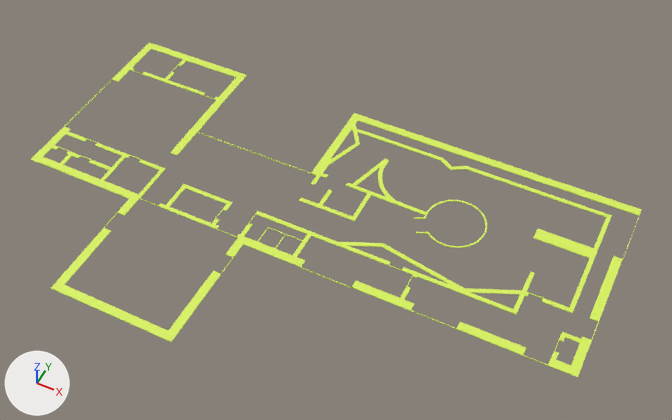
One commit to the glTF model VDNH_verh_G_GLB.glb: the scene before it, then after it.
Both versions are drawn from a 50 mm camera at (0.0146, -0.0722, 0.0782) aimed at (-0.0162, -0.0106, 0.0012). Arrows for +X, +Y and +Z are at lower left; the lights stay in place. Where no turn or scale is listed for an object, it has been applied to the vertices. Vertices at the same position are counted once.
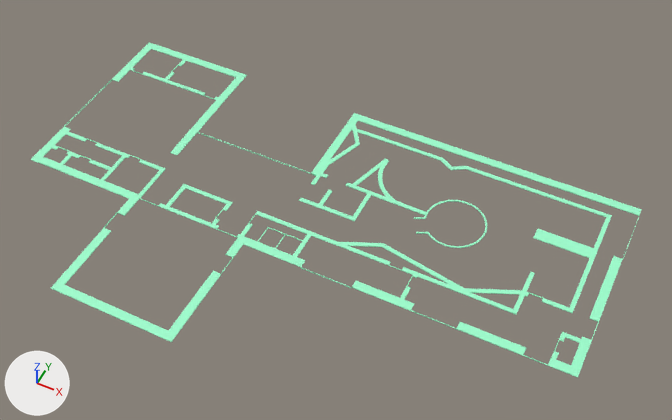
The change, as a diff of the scene's bpy script:
```diff
--- a/VDNH_verh_G_GLB.glb.py
+++ b/VDNH_verh_G_GLB.glb.py
@@ me_mesh_0 @@
 me_mesh_0.from_pydata(...)  # 1854 vertices, 3804 faces; spans x -0.0524..0.0141, y -0.0329..0.0056, z -0.0001..0.0001
 # used by ob_mesh_0; location = (0.0, 0.0, 0.0001)
+# me_mesh_0 part 1: 3804 faces centred in x -0.0524..0.0141, y -0.0329..0.0056, z -0.0001..0.0001 are repainted in the vertex colours; the middle colour goes from green #dbf45f to green #9efece
 me_mesh_0.materials.append(mat_defaultmaterial)
@@ me_mesh_1 @@
 me_mesh_1.from_pydata(...)  # 437 vertices, 898 faces; spans x -0.0524..-0.0333, y -0.0104..0.0059, z -0.0001..0.0001
 # used by ob_mesh_1; location = (0.0, 0.0, 0.0001)
+# me_mesh_1 part 2: 898 faces centred in x -0.0524..-0.0333, y -0.0104..0.0059, z -0.0001..0.0001 are repainted in the vertex colours; the middle colour goes from green #dbf45f to green #9efece
 me_mesh_1.materials.append(mat_defaultmaterial_001)
@@ me_mesh_2 @@
 me_mesh_2.from_pydata(...)  # 771 vertices, 1550 faces; spans x -0.021..-0.0004, y -0.0104..0.0001, z 0.0..0.0001
 # used by ob_mesh_2; location = (0.0, 0.0, 0.0001)
+# me_mesh_2 part 3: 1548 faces centred in x -0.021..-0.0004, y -0.0104..0.0001, z 0.0..0.0001 are repainted in the vertex colours; the middle colour goes from green #dbf45f to green #9efece
 me_mesh_2.materials.append(mat_mtl_2067924317)
```

Changed parts and their boxes [x1, y1, x2, y2] in the pictures (672 x 420 px):
part 1 of me_mesh_0, recoloured
    both: [31, 113, 641, 378]
part 2 of me_mesh_1, recoloured
    both: [84, 42, 247, 155]
part 3 of me_mesh_2, recoloured
    both: [299, 158, 487, 248]
